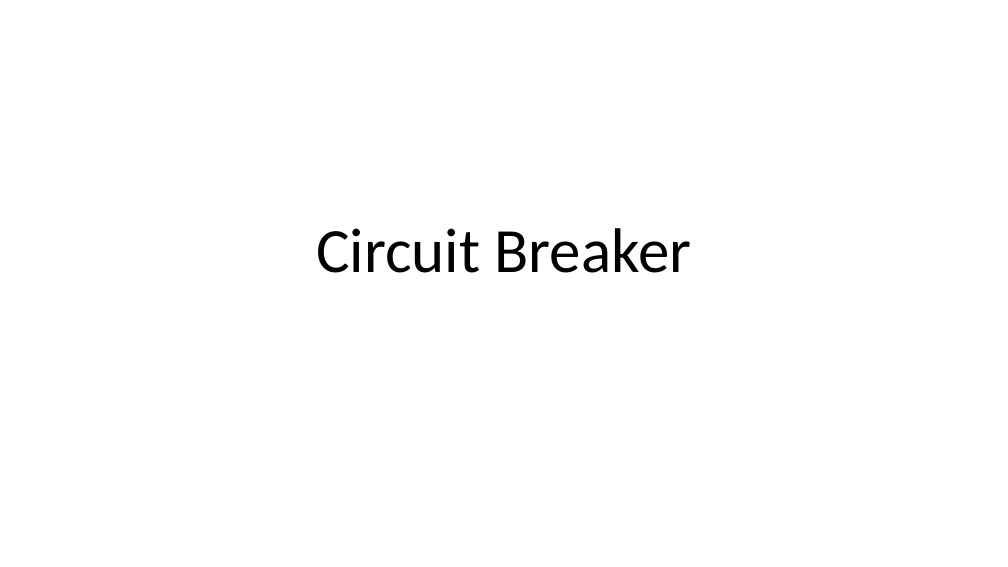
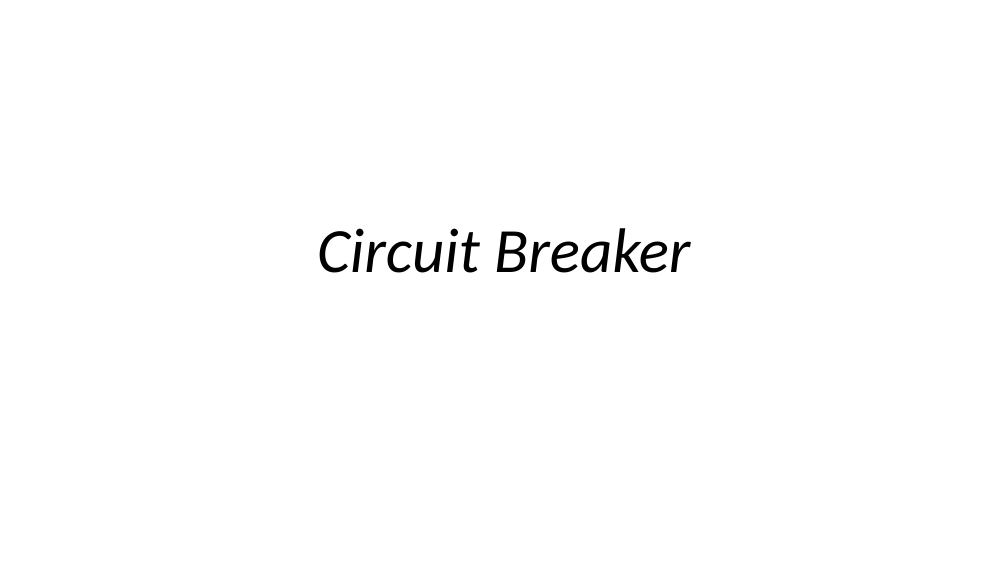
Before and after one commit to renan-meireles/circuitbreaker-sample, a slide deck: slide 1 of circuit breaker.pptx. Drawn at 1008x567 pixels with LibreOffice and Linux fonts; fonts in the diff are those of the drawing. Boxes give left, top, right and bottom in pixels: in the first picture for what was removed or moved away, otherwise in the second. Text is boxed around its words. In the diff, an @@ line names an element or a change of style, - is before the commit and + after.

Commit message:
feat(circuitbreaker-sample): Atualização slide apresentação
Atualização no slide de apresentação

```diff
--- a/circuit breaker.pptx
+++ b/circuit breaker.pptx
@@ title "Circuit Breaker" at (317,228,690,273): italic on @@
```
Also in this commit, not shown: 1 other slide changed, 3 slides added, 1 slide removed.
